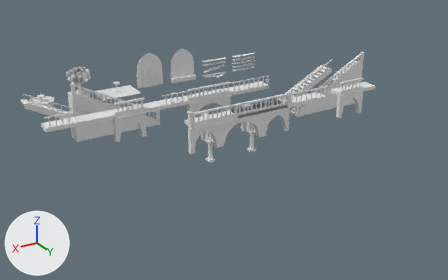
A saved change to the Blender file art_src/kit/kit_dressing.blend.
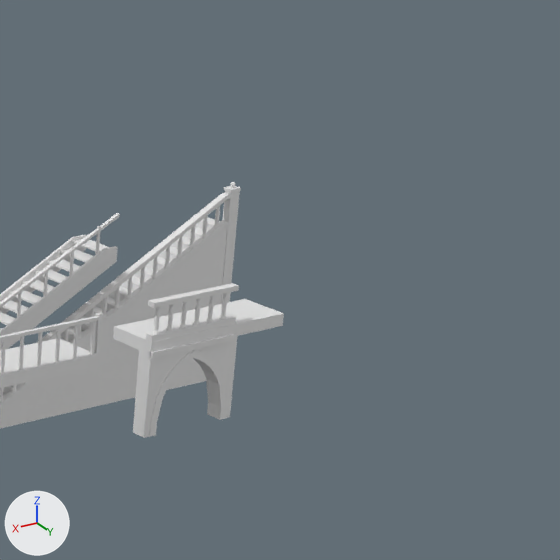
The first picture shows the older version from a camera (50 mm lens) standing at (38.6, 59.8, 21.5) and looking at (11.3, 14.3, -1.3). The close-ups show the older and then the newer version on the part from 67% to 100% of the width and 1% to 54% of the height of that picture. Only the edits that show in the close-ups are written down. Lighting does not change. The marker at lower left points along +X, +Y and +Z. Objects named as collision shapes, trigger or cutter boxes, shadow casters or lower levels of detail are left out.

Objects in the first close-up: 'gallery_masonry_open_start__slab', 'gallery_masonry_open_start__spandrels-col', 'gallery_masonry_open_start__voussoirs', 'gallery_wood_end__rail', 'gallery_wood_end__slab', 'stair_steps_masonry_r__handrail', 'stair_steps_masonry_r__newels', 'stair_steps_masonry_r__plinth', 'stair_steps_masonry_r__steps', 'stair_steps_open_r__rail', 'stair_steps_open_r__stringers', 'stair_steps_open_r__treads' and 5 more.
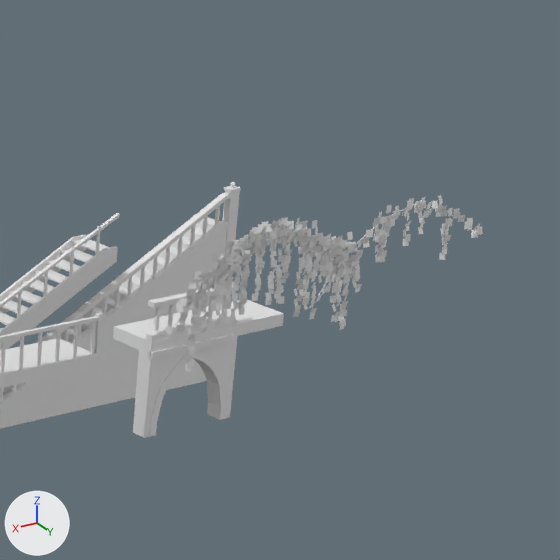
What differs and where, as boxes [x1, y1, x2, y2] in the close-ups (560 x 560 px):
'growth_arch_iwan_heavy__leaves', added: after [165, 217, 362, 372]
'growth_arch_iwan_light__leaves', added: after [316, 195, 483, 302]
'growth_arch_iwan_light__vine', added: after [318, 204, 458, 296]

The edits, one by one:
Material 'vine' (mat_vine) is new.
Its base color is (0.8, 0.8, 0.8) (white #e7e7e7).
Mesh me_growth_arch_iwan_heavy__leaves is new.
It has 2492 vertices, 623 faces and spans x -2.67..2.77, y -0.02..0.28, z 4.92..7.87.
It uses material mat_ivy_leaf (white #e7e7e7).
Mesh me_growth_arch_iwan_light__leaves is new.
It has 480 vertices, 120 faces and spans x -2.19..2.67, y 0.0..0.26, z 5.85..7.75.
It uses material mat_ivy_leaf (white #e7e7e7).
Mesh me_growth_arch_iwan_light__vine is new.
It has 75 vertices, 72 faces and spans x -1.46..2.57, y 0.08..0.1, z 5.96..7.6.
It uses material mat_vine (white #e7e7e7).
Object 'growth_arch_iwan_heavy__leaves' (ob_growth_arch_iwan_heavy__leaves) is new; it shows me_growth_arch_iwan_heavy__leaves.
Its parent is ob_m_growth_arch_iwan_heavy.
Its location is (0.0, 0.0, 0.0).
Object 'M_growth_arch_iwan_heavy' (ob_m_growth_arch_iwan_heavy) is new.
Its location is (4.0, 25.0, 0.0).
Object 'growth_arch_iwan_light__leaves' (ob_growth_arch_iwan_light__leaves) is new; it shows me_growth_arch_iwan_light__leaves.
Its parent is ob_m_growth_arch_iwan_light.
Its location is (0.0, 0.0, 0.0).
Object 'M_growth_arch_iwan_light' (ob_m_growth_arch_iwan_light) is new.
Its location is (0.0, 25.0, 0.0).
Object 'growth_arch_iwan_light__vine' (ob_growth_arch_iwan_light__vine) is new; it shows me_growth_arch_iwan_light__vine.
Its parent is ob_m_growth_arch_iwan_light.
Its location is (0.0, 0.0, 0.0).
